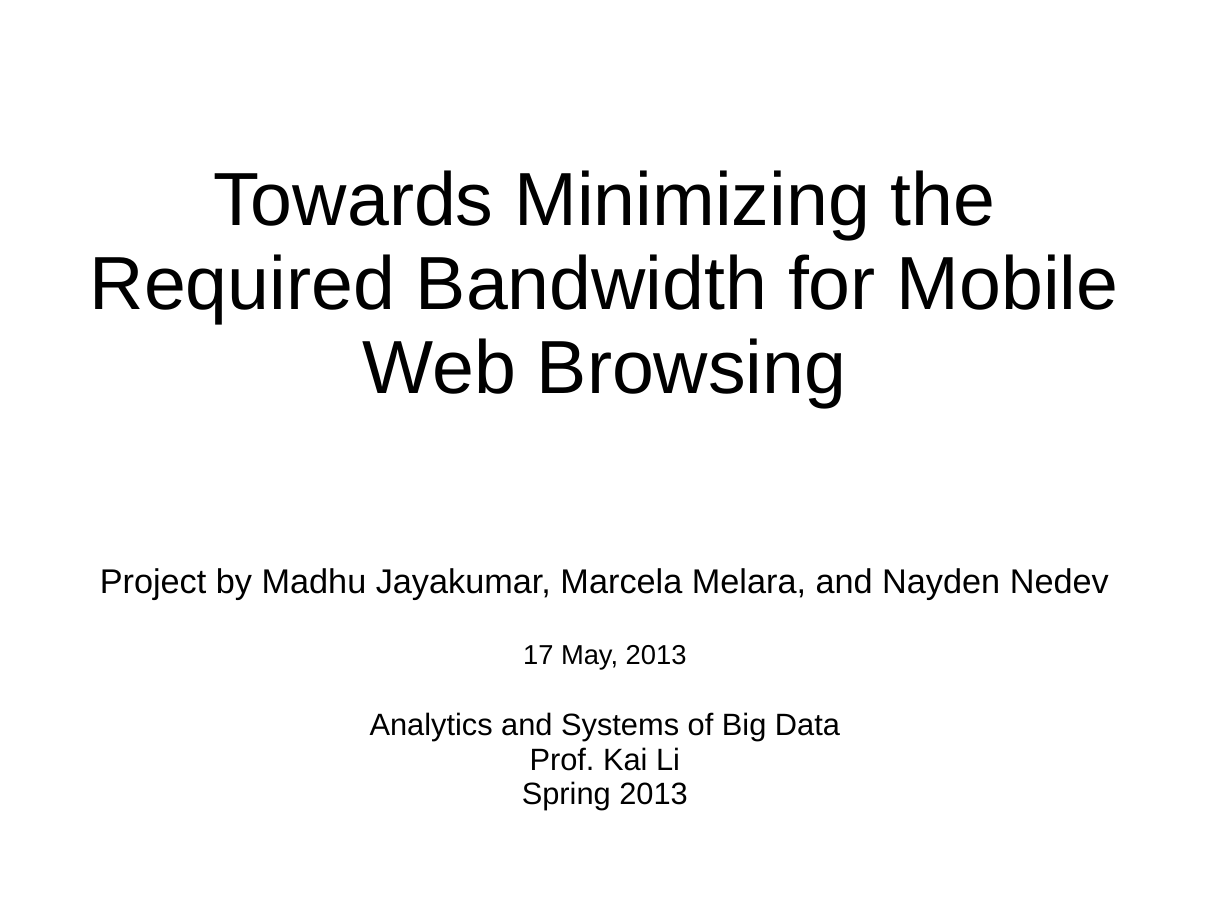
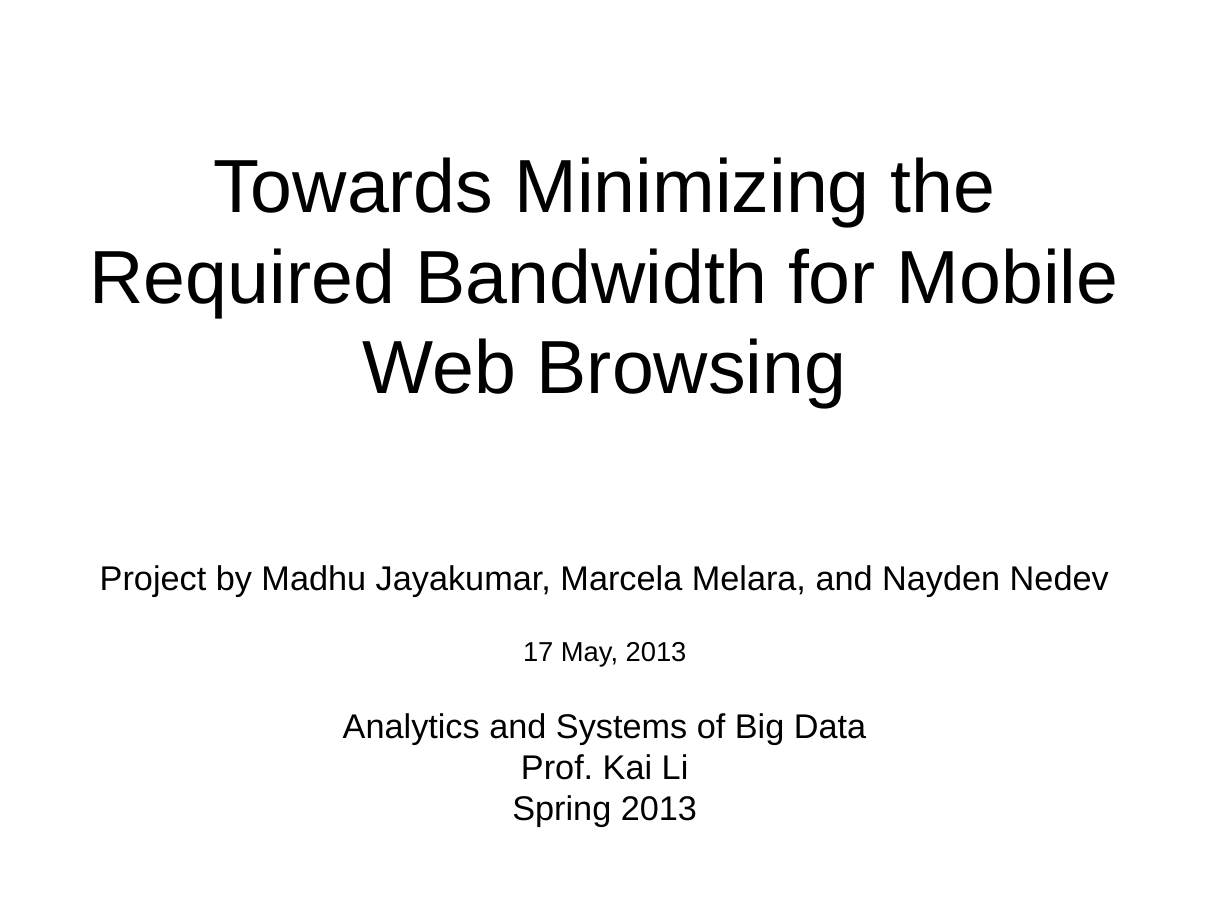
Before and after one commit to masomel/big-data-project, a slide deck: slide 1 of paper/Presentation_May17_Final.pptx. Drawn at 1232x924 pixels with LibreOffice and Linux fonts; fonts in the diff are those of the drawing; background and template pictures are left out. Boxes give left, top, right and bottom in pixels: in the first picture for what was removed or moved away, otherwise in the second. Text is boxed around its words. In the diff, an @@ line names an element or a change of style, - is before the commit and + after.

```diff
--- a/paper/Presentation_May17_Final.pptx
+++ b/paper/Presentation_May17_Final.pptx
@@ text "Towards Minimizing the Required Bandwidth ..." at [90, 157, 1119, 780]: size 18 to 20 pt in "Analytics and Systems of Big Data", "Prof. Kai Li", "Spring 2013"; line spacing 0.93 to 1 @@
```
Also in this commit, not shown: 14 other slides changed.
